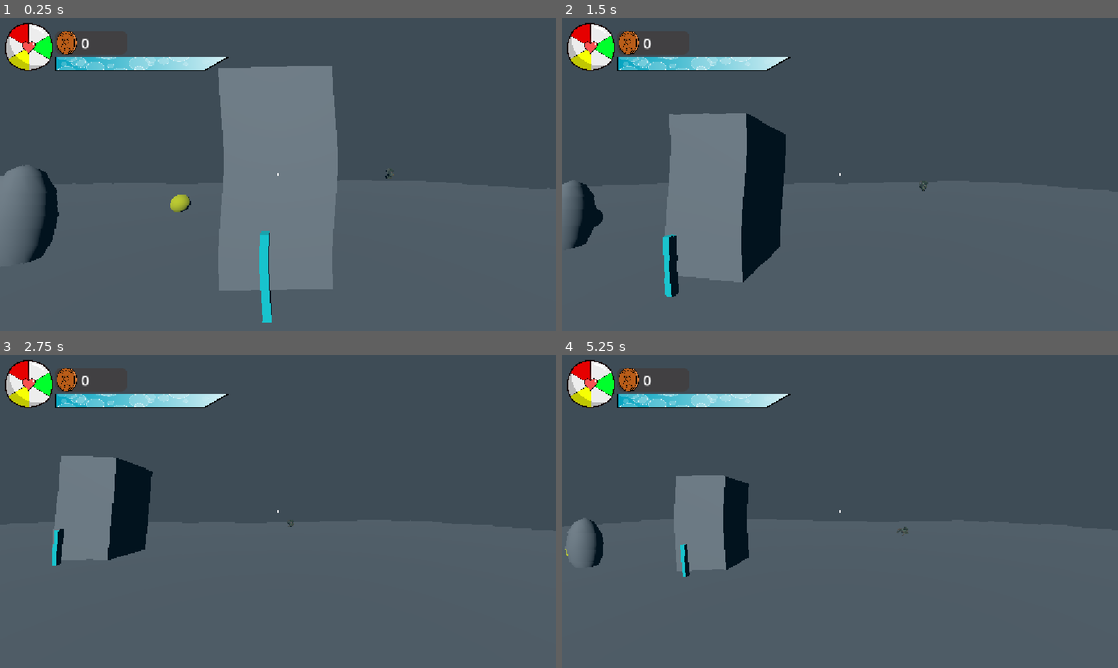
Above: before the commit, frames 1-4 (two rows, left to right).
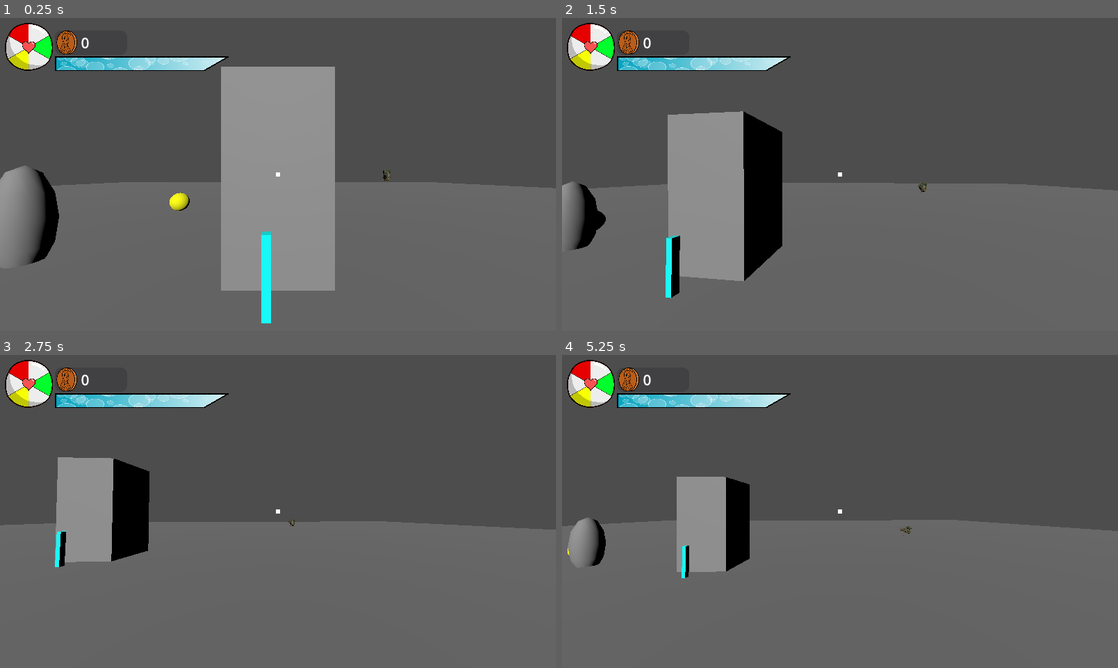
Above: after the commit, the same moments.

Repository: memjamim/FishGame
Game: Godot game, scene res://scenes/enemy/stealthTest.tscn
Same seed, same stepped clock (60 frames per second), same inputs: the game is played once before the commit and once after it. This scene is started directly instead of the project's main scene.
Inputs (mouse positions are in pixels of both pictures, inside the frame that each line leads up to):
- Up to frame 1 (0.25 s): no input
- Up to frame 2 (1.5 s): move the mouse to (867, 174) at 0.52 s; hold D (right) 0.53-1.28 s; click (867, 174) at 0.6 s; tap Space (jump) at 0.77 s; move the mouse to (812, 174) at 1.27 s; hold S (back) from 1.28 s (still down); tap W (foward) at 1.35 s
- Up to frame 3 (2.75 s): tap Space (jump) at 1.52 s; move the mouse to (289, 505) at 2.02 s; release S (back) at 2.03 s; hold D (right) from 2.03 s (still down); hold E (interact) from 2.03 s (still down)
- Up to frame 4 (5.25 s): move the mouse to (834, 517) at 2.77 s; release E (interact) at 2.78 s; tap Ctrl (sprint) at 2.85 s; tap Space (jump) at 3.02, 3.77, 4.52 s; move the mouse to (878, 514) at 3.52 s; release D (right) at 3.53 s; hold Q (throw) 3.53-4.28 s; hold A (left) 3.53-5.03 s; move the mouse to (795, 508) at 4.27 s; tap F (toggle_flashlight) at 4.35 s; move the mouse to (845, 511) at 5.02 s; hold S (back) from 5.03 s (still down); click (845, 511) at 5.1 s

The runs differ from the first frame. In frame 1, 18% of the frame differs, in the area x 0-100%, y 1-98%; in frame 2, 13%; in frame 3, 6.1%; in frame 4, 5.6%.

Commit message:
dialogue ui fix

Diff:
--- a/fish-game-project-folder/project.godot
+++ b/fish-game-project-folder/project.godot
@@ -21,7 +21,7 @@
 
 [display]
 
-window/stretch/mode="canvas_items"
+window/stretch/mode="viewport"
 
 [global_group]
 
--- a/fish-game-project-folder/scenes/NPC/denayrouze_dialouge_player.gd
+++ b/fish-game-project-folder/scenes/NPC/denayrouze_dialouge_player.gd
@@ -129,7 +129,7 @@
 	# ─────────────────────────────
 	return content["generic"]
 
-func _unhandled_input(event):
+func _unhandled_input(event: InputEvent):
 	if !d_active:
 		return
 
--- a/fish-game-project-folder/scenes/NPC/dialougeUI.tscn
+++ b/fish-game-project-folder/scenes/NPC/dialougeUI.tscn
@@ -4,12 +4,14 @@
 [ext_resource type="Texture2D" uid="uid://cgmq8hws5fcni" path="res://art/UI/text_bg.png" id="2_5ogmw"]
 
 [node name="DialogueUI" type="Control"]
-process_mode = 4
 z_index = 150
 layout_mode = 3
 anchors_preset = 15
 anchor_right = 1.0
 anchor_bottom = 1.0
+offset_left = 156.0
+offset_top = 435.0
+offset_right = -174.0
 grow_horizontal = 2
 grow_vertical = 2
 size_flags_horizontal = 0
@@ -17,16 +19,12 @@
 script = ExtResource("1_bbnff")
 
 [node name="NinePatchRect" type="NinePatchRect" parent="."]
-process_mode = 4
 z_index = 150
 texture_filter = 1
 layout_mode = 1
 anchors_preset = 15
 anchor_right = 1.0
 anchor_bottom = 1.0
-offset_left = 145.0
-offset_top = 472.0
-offset_right = -134.0
 grow_horizontal = 2
 grow_vertical = 2
 texture = ExtResource("2_5ogmw")
--- a/fish-game-project-folder/scenes/player.tscn
+++ b/fish-game-project-folder/scenes/player.tscn
@@ -155,6 +155,7 @@
 
 [node name="UnderwaterEffect" type="MeshInstance3D" parent="CameraPivot/Camera3D"]
 transform = Transform3D(-0.76914024, -8.742277e-08, -1.9453365e-15, 0, -4.3711385e-08, 0.5090677, -6.724038e-08, 0.99999994, 2.2252056e-08, 0, 0, -0.22232974)
+visible = false
 mesh = SubResource("PlaneMesh_smehm")
 
 [node name="PickupThrow" type="Node" parent="."]
--- a/fish-game-project-folder/scripts/player.gd
+++ b/fish-game-project-folder/scripts/player.gd
@@ -206,6 +206,10 @@
 @export var footstep_speed_threshold := 0.25
 var _footstep_timer := 0.0
 
+# --- Visual ---
+@onready var underwater_effect: MeshInstance3D = $CameraPivot/Camera3D/UnderwaterEffect
+
+
 
 func _ready() -> void:
 	max_health = base_max_health
@@ -295,8 +299,7 @@
 
 	if IS_IN_WATER:
 		velocity.y = min(velocity.y, 0.0)
-
-		# TODO enable underwater effect
+		self.underwater_effect.visible = true
 
 		# Start underwater ambiance
 		if sfx_underwater_amb and not sfx_underwater_amb.playing:
@@ -306,6 +309,7 @@
 		_drown_tick_timer = 0.0
 		if sfx_underwater_amb and sfx_underwater_amb.playing:
 			sfx_underwater_amb.stop()
+		self.underwater_effect.visible = false
 
 
 func _unhandled_input(event: InputEvent) -> void:
